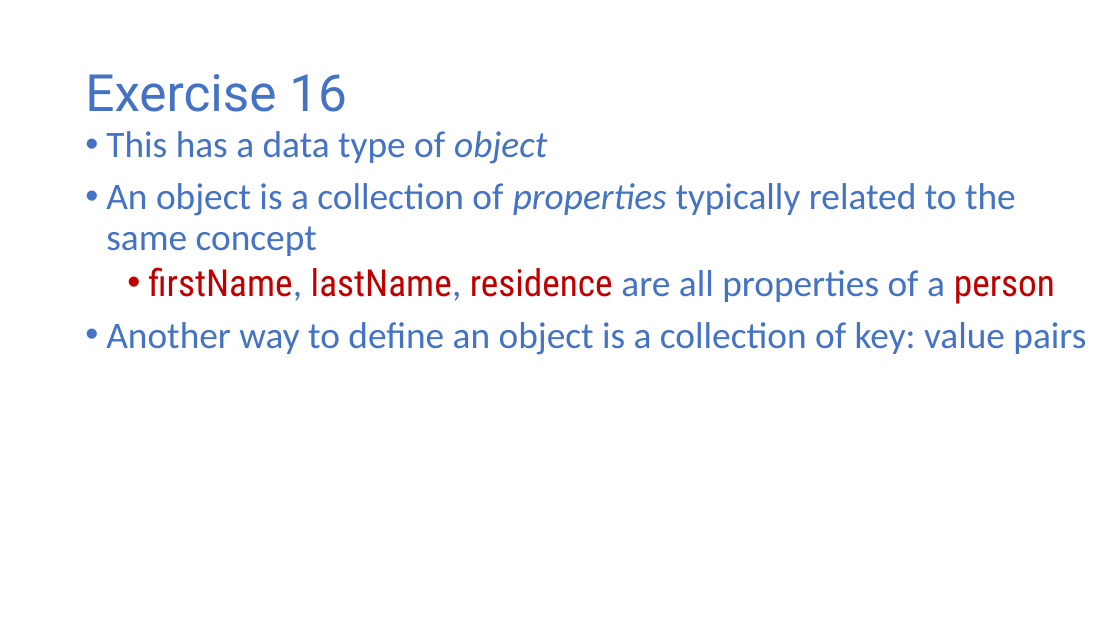
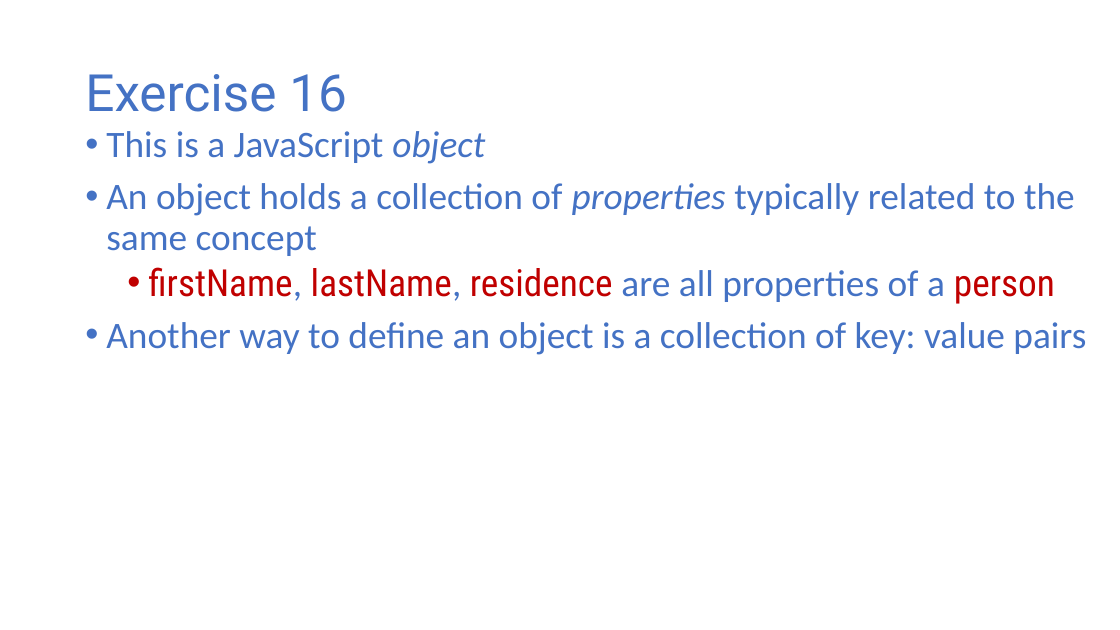
Before and after one commit to halbhelms/codingcareer, a slide deck: slide 39 of public/video-presentation/video-presentation.pptx (slide 29 before the commit). Drawn at 1120x630 pixels with LibreOffice and Linux fonts; fonts in the diff are those of the drawing. Boxes give left, top, right and bottom in pixels: in the first picture for what was removed or moved away, otherwise in the second. Text is boxed around its words. In the diff, an @@ line names an element or a change of style, - is before the commit and + after.

```diff
--- a/public/video-presentation/video-presentation.pptx
+++ b/public/video-presentation/video-presentation.pptx
@@ text at (106,131,1075,256): text changed @@
-• This has a data type of object
-• An object is a collection of properties typically related to the same concept
+• This is a JavaScript object
+• An object holds a collection of properties typically related to the same concept
```
Also in this commit, not shown: 19 other slides changed, 15 slides added, 2 other files.
